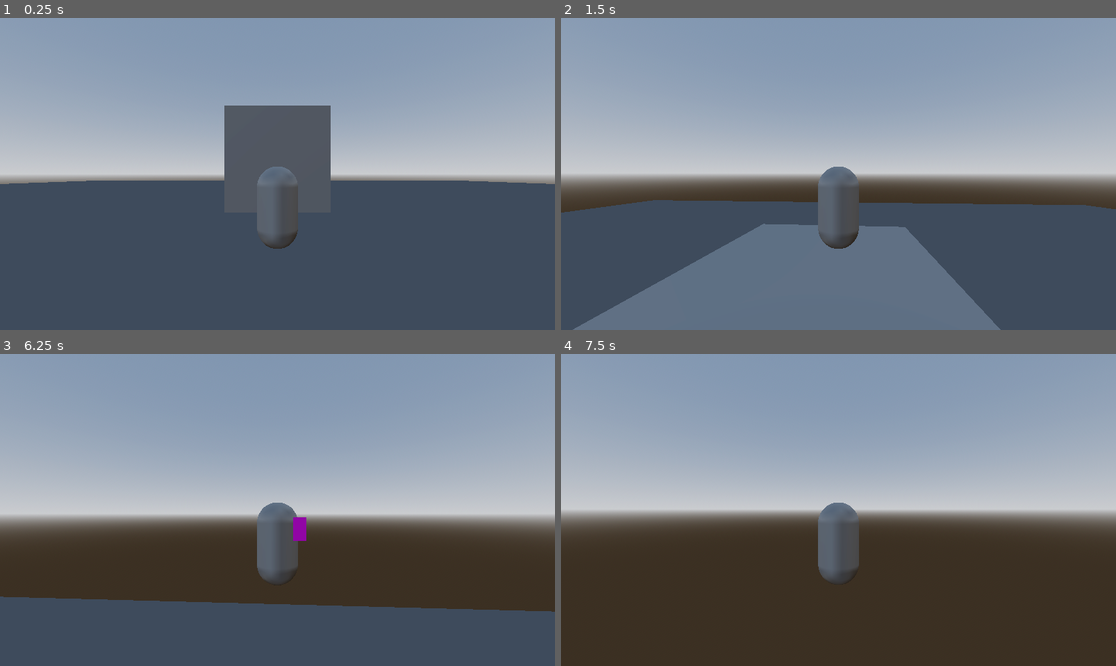
Above: before the commit, frames 1-4 (two rows, left to right).
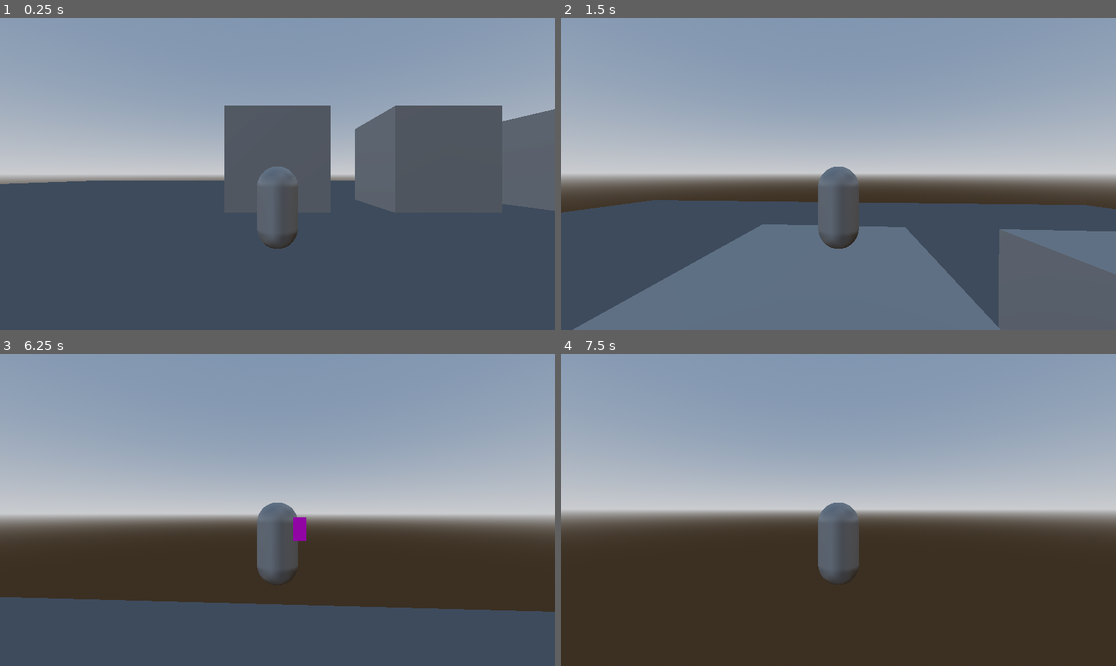
Above: after the commit, the same moments.

Repository: c-dez/3d-game
Game: Godot game, scene res://escenes/world/world.tscn
The game is run twice, just before and just after one commit, with the same random seed, the same clock (stepped at 60 frames per second) and the same inputs.
Inputs (mouse positions are in pixels of both pictures, inside the frame that each line leads up to):
- Up to frame 1 (0.25 s): no input
- Up to frame 2 (1.5 s): tap Enter at 0.5 s; move the mouse to (866, 174) at 0.52 s; hold W (forward) from 0.53 s (still down); tap Space (jump) at 0.77 s; move the mouse to (810, 174) at 1.27 s
- Up to frame 3 (6.25 s): tap Space (jump) at 1.52, 3.02, 3.77, 4.52, 6.02 s; move the mouse to (288, 503) at 2.02 s; move the mouse to (271, 516) at 2.77 s; move the mouse to (316, 513) at 3.52 s; move the mouse to (233, 506) at 4.27 s; move the mouse to (283, 510) at 5.02 s; move the mouse to (255, 503) at 5.77 s; release W (forward) at 5.78 s; hold D (right) from 5.78 s (still down)
- Up to frame 4 (7.5 s): move the mouse to (866, 510) at 6.52 s; release D (right) at 6.53 s; hold W (forward) from 6.53 s (still down); tap Space (jump) at 6.77 s; move the mouse to (810, 510) at 7.27 s

The runs differ from the first frame. In frame 1, 9.5% of the frame differs, in the area x 63-100%, y 28-63%; in frame 2, 6.8%; in frame 3, less than 0.1%; in frame 4, less than 0.1%.

Commit message:
empezando a implementar coyote time

Diff:
--- a/escenes/player/player.gd
+++ b/escenes/player/player.gd
@@ -22,6 +22,7 @@
 
 @onready var player_camera: PlayerCamera = get_node("PlayerCamera")
 
+#coyote time
 
 func _ready() -> void:
 	debug_start()
@@ -33,6 +34,7 @@
 	jump(_delta)
 	move_and_slide()
 	set_skin_visible_by_camera_distance(1.0)
+
 
 
 func rotate_skin(direction: Vector3) -> void:
--- a/escenes/world/world.tscn
+++ b/escenes/world/world.tscn
@@ -24,7 +24,7 @@
 environment = SubResource("Environment_kkkkj")
 
 [node name="Floor" type="CSGBox3D" parent="."]
-transform = Transform3D(1, 0, 0, 0, 1, 0, 0, 0, 1, 0, -0.329976, 0)
+transform = Transform3D(1, 0, 0, 0, 1, 0, 0, 0, 1, 0, -0.5, 0)
 use_collision = true
 size = Vector3(100, 1, 100)
 material = SubResource("StandardMaterial3D_wkcf0")
@@ -33,6 +33,16 @@
 transform = Transform3D(1, 0, 0, 0, 1, 0, 0, 0, 1, 0, 2, 0)
 
 [node name="CSGBox3D" type="CSGBox3D" parent="."]
-transform = Transform3D(1, 0, 0, 0, 1, 0, 0, 0, 1, 0, 2.69023, -7)
+transform = Transform3D(1, 0, 0, 0, 1, 0, 0, 0, 1, 0, 2.5, -7)
 use_collision = true
 size = Vector3(5, 5, 5)
+
+[node name="CSGBox3D2" type="CSGBox3D" parent="."]
+transform = Transform3D(1, 0, 0, 0, 1, 0, 0, 0, 1, 8.00634, 2.5, -7)
+use_collision = true
+size = Vector3(5, 5, 5)
+
+[node name="CSGBox3D3" type="CSGBox3D" parent="."]
+transform = Transform3D(1, 0, 0, 0, 1, 0, 0, 0, 1, 16.1248, 2.5, -7)
+use_collision = true
+size = Vector3(5, 5, 5)
